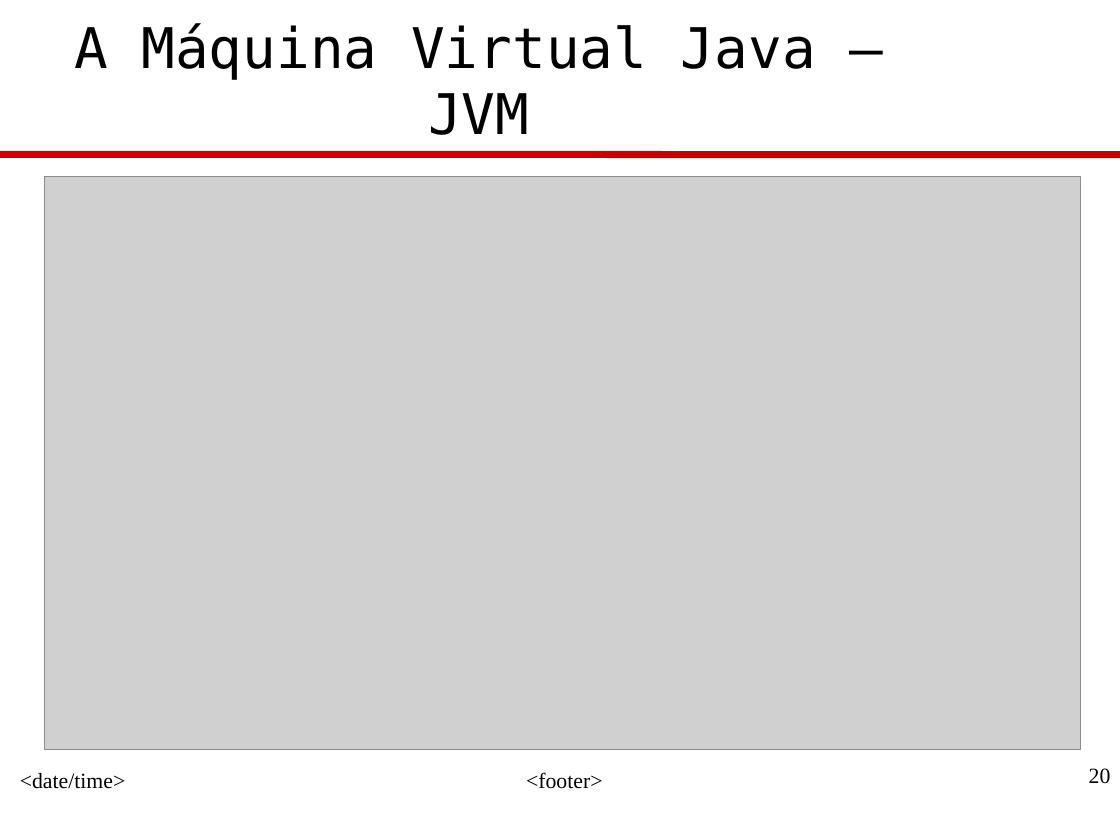
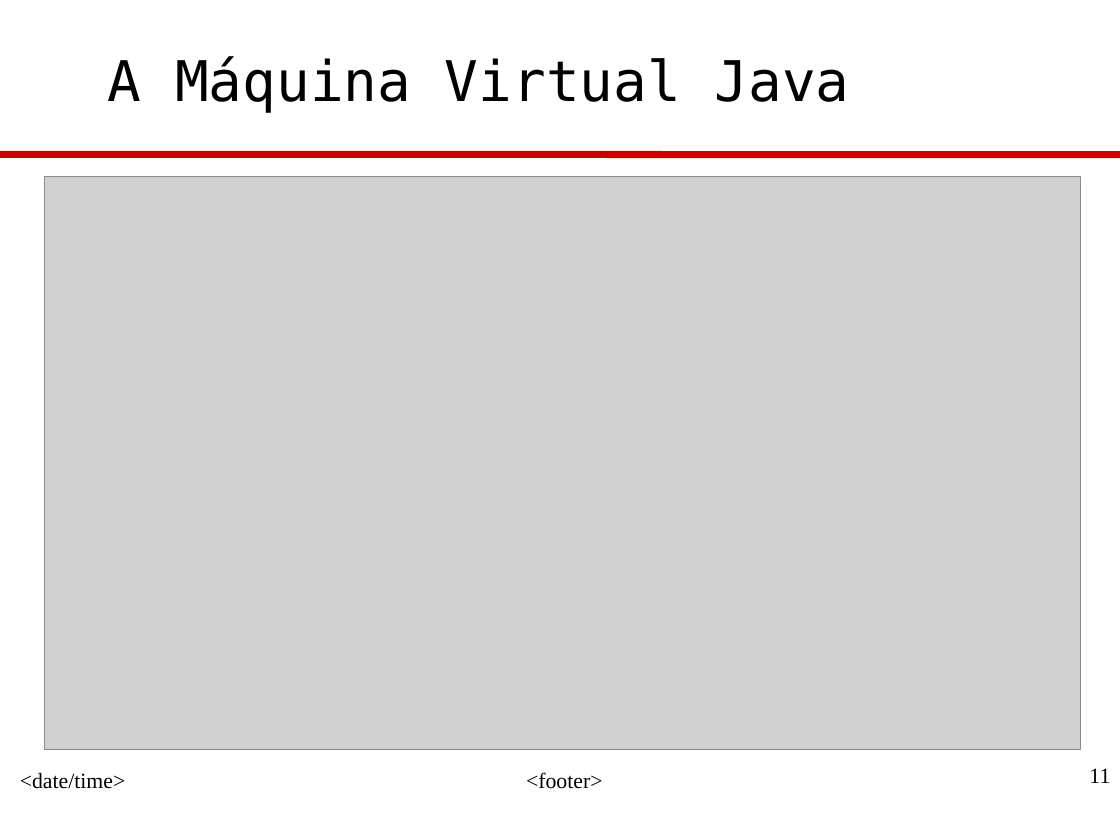
Before and after one commit to eaoliveira/DSJ-N1602, a slide deck: slide 11 of Professor/src/introducao/JavaProg-1-Introducao.ppt (slide 20 before the commit). Drawn at 1120x840 pixels with LibreOffice and Linux fonts; fonts in the diff are those of the drawing; grey boxes stand for pictures; background and template pictures are left out. Boxes give left, top, right and bottom in pixels: in the first picture for what was removed or moved away, otherwise in the second. Text is boxed around its words. In the diff, an @@ line names an element or a change of style, - is before the commit and + after.

```diff
--- a/Professor/src/introducao/JavaProg-1-Introducao.ppt
+++ b/Professor/src/introducao/JavaProg-1-Introducao.ppt
@@ text at [108, 56, 850, 112]: text changed @@
-A Máquina Virtual Java – JVM
+A Máquina Virtual Java
@@ page number at [1089, 768, 1110, 783]: text changed @@
-20
+11
```
Also in this commit, not shown: 11 other slides changed, 8 slides added, 17 slides removed.
